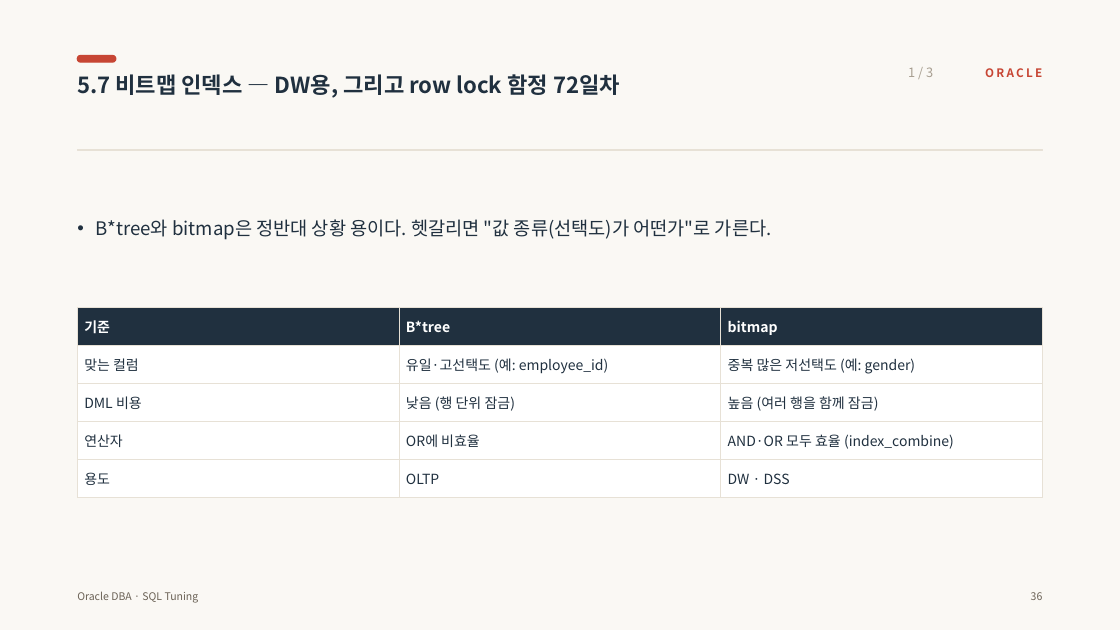
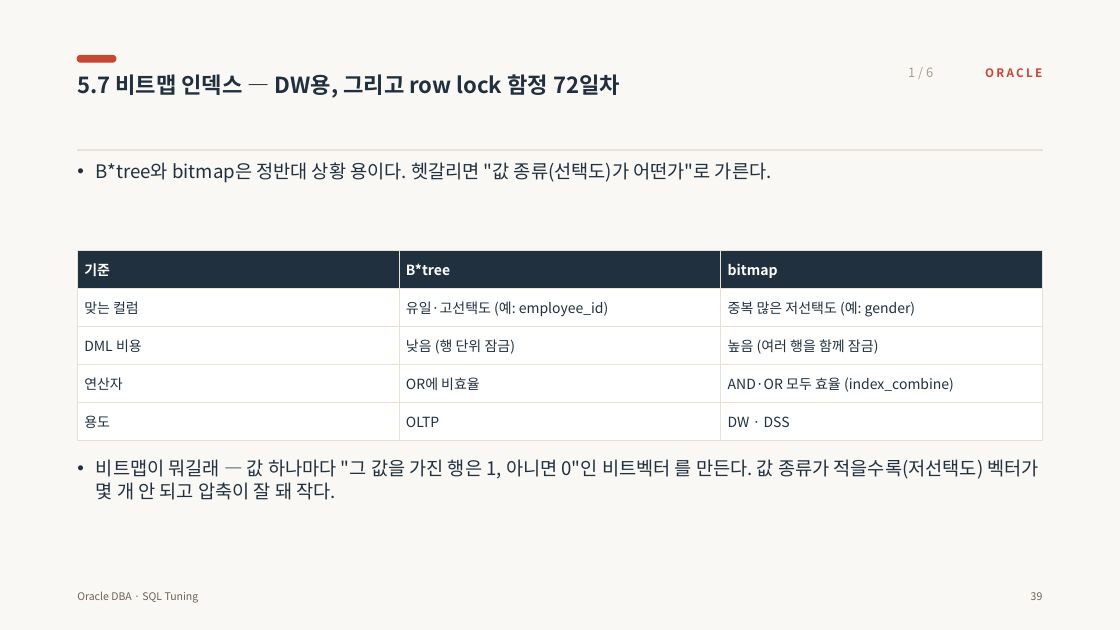
Before and after one commit to jokwangwon/ora-ppt-gen, a slide deck: slide 46 of files/sql_tuning.pptx (slide 43 before the commit). Drawn at 1120x630 pixels with LibreOffice and Linux fonts; fonts in the diff are those of the drawing. Boxes give left, top, right and bottom in pixels: in the first picture for what was removed or moved away, otherwise in the second. Text is boxed around its words. In the diff, an @@ line names an element or a change of style, - is before the commit and + after.

```diff
--- a/files/sql_tuning.pptx
+++ b/files/sql_tuning.pptx
@@ text at [908,67,933,77]: text changed @@
-1 / 3
+1 / 6
@@ text "B*tree와 bitmap은 정반대 상황 용이다. ...": place and size @@
-text "B*tree와 bitmap은 정반대 상황 용이다. ..." at [96,219,772,240]
+text "B*tree와 bitmap은 정반대 상황 용이다. ..." at [96,162,772,183]
@@ table: place and size @@
-table at [77,308,1043,497]
+table at [77,250,1043,440]
@@ text added at [96,459,1038,500], 16 pt, text #20303F @@
+• 비트맵이 뭐길래 — 값 하나마다 "그 값을 가진 행은 1, 아니면 0"인 비트벡터 를 만든다. 값 종류가 적을수록(저선택도) 벡터가 몇 개 안 되고 압축이 잘 돼 작다.
```
Also in this commit, not shown: 58 other slides changed, 29 slides added, 9 other files.
